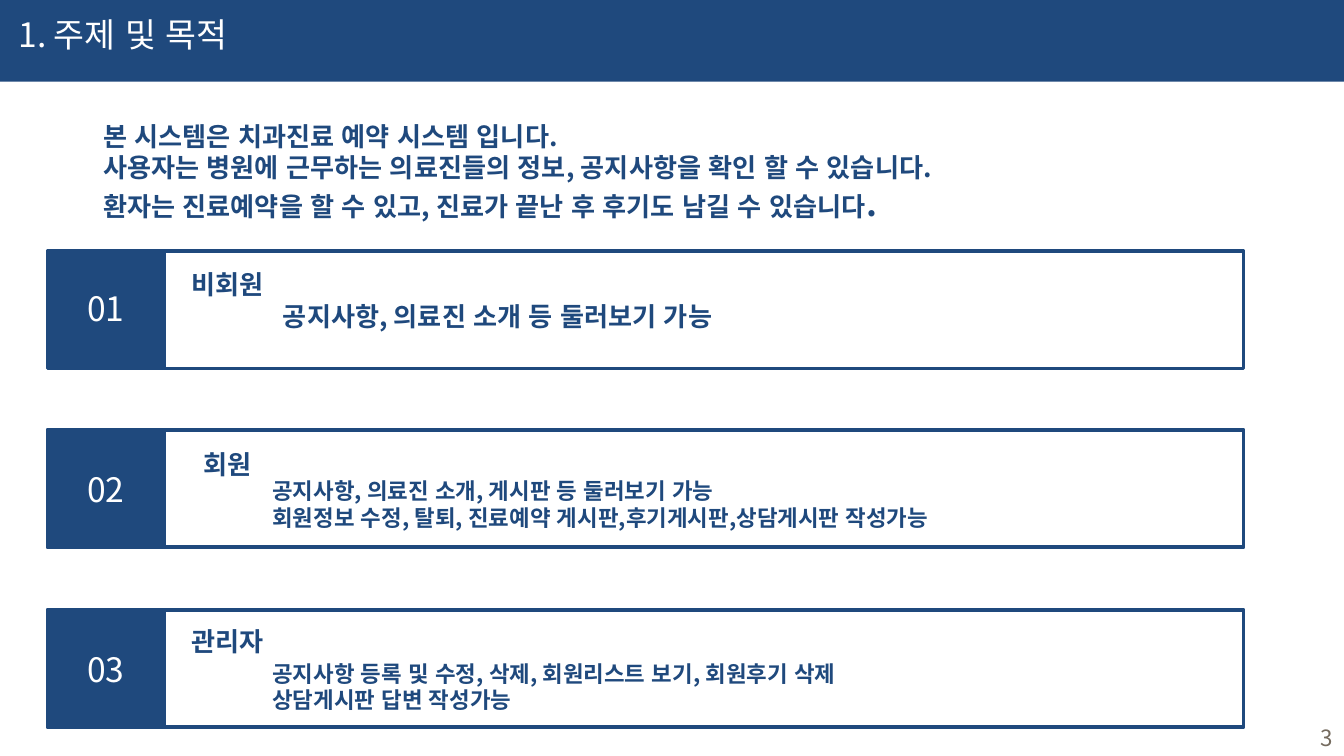
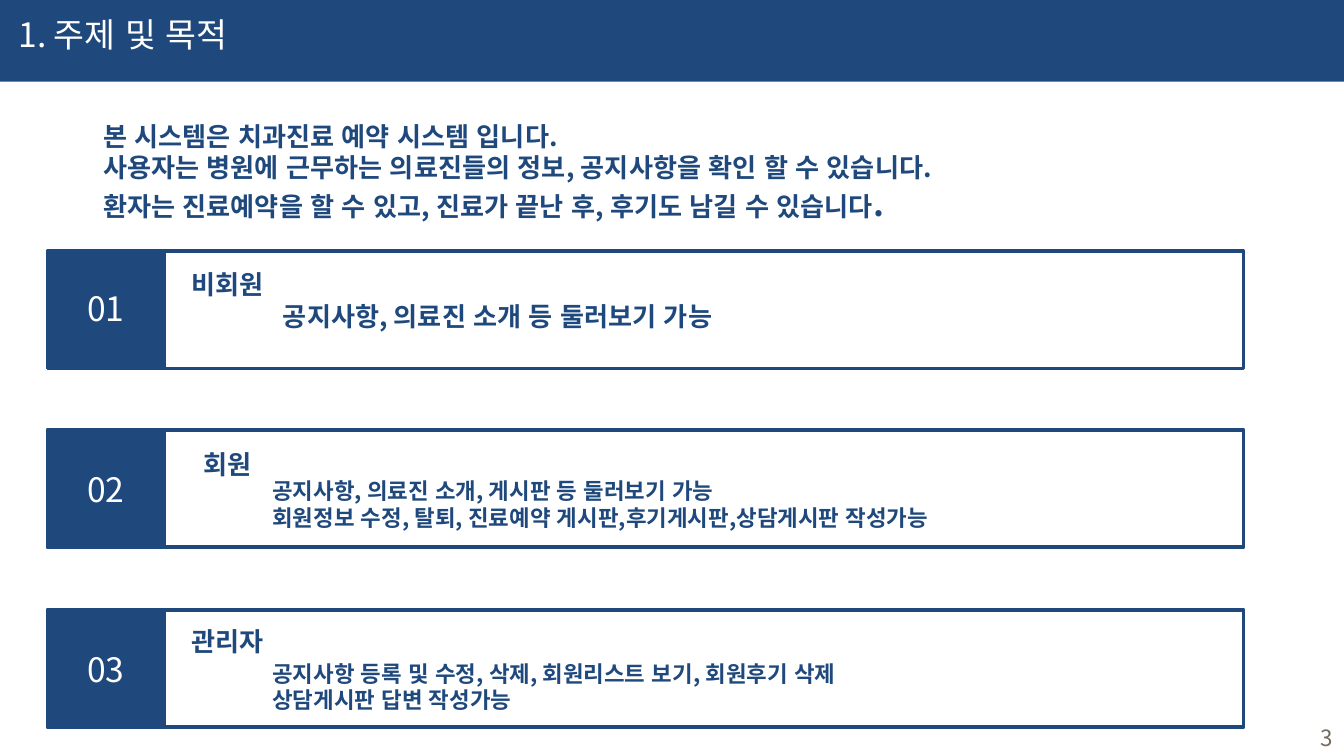
Before and after one commit to haryoung1/1st-dentalproject, a slide deck: slide 3 of 0317_치카치카치과.pptx. Drawn at 1344x756 pixels with LibreOffice and Linux fonts; fonts in the diff are those of the drawing. Boxes give left, top, right and bottom in pixels: in the first picture for what was removed or moved away, otherwise in the second. Text is boxed around its words. In the diff, an @@ line names an element or a change of style, - is before the commit and + after.

```diff
--- a/0317_치카치카치과.pptx
+++ b/0317_치카치카치과.pptx
@@ text at box(103, 194, 872, 222): text changed @@
-환자는 진료예약을 할 수 있고, 진료가 끝난 후 후기도 남길 수 있습니다.
+환자는 진료예약을 할 수 있고, 진료가 끝난 후, 후기도 남길 수 있습니다.
```
Also in this commit, not shown: 3 other slides changed, 2 other files.
